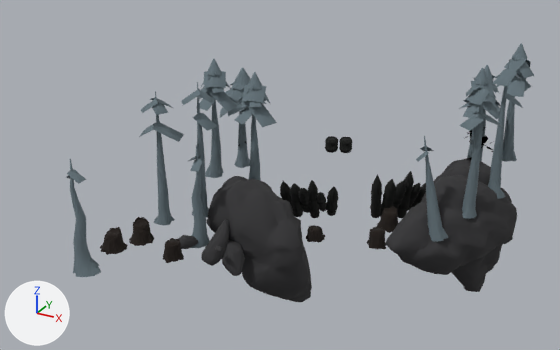
One commit to the glTF model 3d/passe-alterac/models/storm_doodad_wcav_jungleouter_ac_05.glb: the scene before it, then after it.
The view is the same before and after, from a 50 mm lens placed at (37.3, -69.4, 20.4), pointed at (20.0, -38.1, 4.7). The lights are fixed; the arrows at lower left show +X, +Y and +Z. The picture after the commit comes second. Vertices at exactly the same position are counted once.
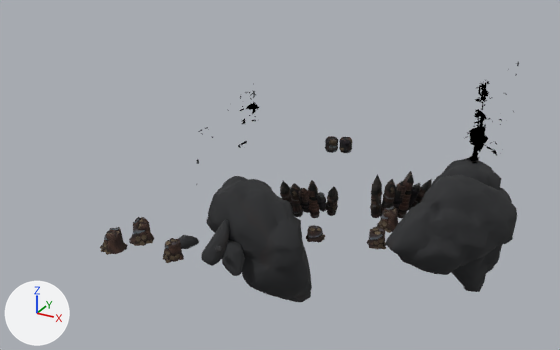
The change, as a list of edits to the scene's bpy script:
```text
Change mat_material_1:
    where n3 = _N.new('ShaderNodeMath'); n3.name = 'Math.001'
    n3.inputs[1].default_value: 0.4 -> 0.706  # 'Value'
Change mat_material_2:
    where n3 = _N.new('ShaderNodeMath'); n3.name = 'Math.001'
    n3.inputs[1].default_value: 0.4 -> 0.706  # 'Value'
Change me_mesh_0:
    used by ob_mesh_0; location = (0.0, 0.0, 0.0)
    remove me_mesh_0.from_pydata(...)  # 10169 vertices, 17438 faces; spans x 12.2..30.8, y -48.9..-26.7, z -3.1..10.5
    add me_mesh_0.from_pydata(...)  # 10108 vertices, 17341 faces; spans x 13.6..30.8, y -48.6..-26.7, z -3.1..10.5
    me_mesh_0 part 1: 17271 kept faces spanning x 13.6..30.8, y -48.6..-26.7, z -3.1..10.5 get new texture (UV) coordinates
    edits to the shape of me_mesh_0 do not show in these pictures
    remove me_mesh_0.materials.append(mat_material_5)
```

Location of each change, [x1, y1, x2, y2] in pixels of the pictures (560 x 350 px):
'Mesh_0', surface changed, reshaped: before [67, 43, 534, 302]; after [100, 136, 517, 302]
